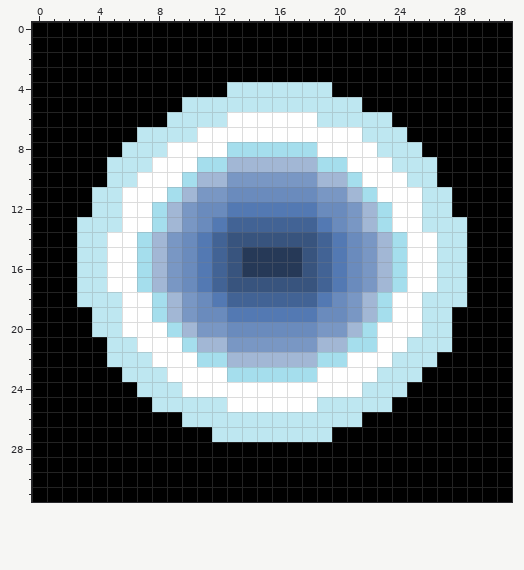
Pixel-art sprite, stored at data/tiles/2.png. Above, as it was before the edit.
The file is 32x32 pixels.
New version:
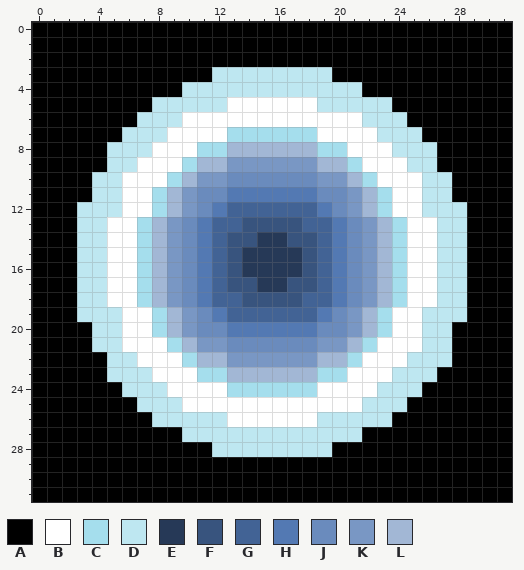
Palette (. is transparent): A #000000  B #ffffff  C #a5deed  D #bee7f1  E #263957  F #38547e  G #426395  H #5379b3  J #6a8bbd  K #7997c4  L #a2b7d5
Edits made:
@@ x 0..31 @@
  2 AAAAAAAAAAAAAAAAAAAAAAAAAAAAAAAA
- 3 AAAAAAAAAAAAAAAAAAAAAAAAAAAAAAAA
- 4 AAAAAAAAAAAAADDDDDDDAAAAAAAAAAAA
- 5 AAAAAAAAAADDDDDDDDDDDDAAAAAAAAAA
- 6 AAAAAAAAADDDDBBBBBBDDDDDAAAAAAAA
- 7 AAAAAAADDDDBBBBBBBBBBBDDDAAAAAAA
- 8 AAAAAADDDBBBBCCCCCCBBBBDDDAAAAAA
- 9 AAAAADDDBBBCCLLLLLLCCBBBDDDAAAAA
-10 AAAAADDBBBCLLKKKKKKLLCBBBDDAAAAA
-11 AAAADDBBBCLKKJJJJJJKKLCBBBDDAAAA
-12 AAAADDBBCLKJJHHHHHHJJKLCBBDDAAAA
-13 AAADDDBBCLKJHGGGGGGHJKLCBBDDDAAA
-14 AAADDBBCLKJHGFFFFFFGHJKLCBBDDAAA
+ 3 AAAAAAAAAAAADDDDDDDDAAAAAAAAAAAA
+ 4 AAAAAAAAAADDDDDDDDDDDDAAAAAAAAAA
+ 5 AAAAAAAADDDDDBBBBBBDDDDDAAAAAAAA
+ 6 AAAAAAADDDBBBBBBBBBBBBDDDAAAAAAA
+ 7 AAAAAADDDBBBBCCCCCCBBBBDDDAAAAAA
+ 8 AAAAADDDBBBCCLLLLLLCCBBBDDDAAAAA
+ 9 AAAAADDBBBCLLKKKKKKLLCBBBDDAAAAA
+10 AAAADDBBBCLKKJJJJJJKKLCBBBDDAAAA
+11 AAAADDBBCLKJJHHHHHHJJKLCBBDDAAAA
+12 AAADDDBBCLKJHGGGGGGHJKLCBBDDDAAA
+13 AAADDBBCLKJHGGFFFFGGHJKLCBBDDAAA
+14 AAADDBBCLKJHGFFEEFFGHJKLCBBDDAAA
 15 AAADDBBCLKJHGFEEEEFGHJKLCBBDDAAA
 16 AAADDBBCLKJHGFEEEEFGHJKLCBBDDAAA
-17 AAADDBBCLKJHGFFFFFFGHJKLCBBDDAAA
-18 AAADDDBBCLKJHGGGGGGHJKLCBBDDDAAA
-19 AAAADDBBCLKJJHHHHHHJJKLCBBDDAAAA
-20 AAAADDBBBCLKKJJJJJJKKLCBBBDDAAAA
-21 AAAAADDBBBCLLKKKKKKLLCCBBDDDAAAA
-22 AAAAADDDBBBCCLLLLLLCCBBBDDDAAAAA
-23 AAAAAADDDBBBBCCCCCCBBBBDDDAAAAAA
-24 AAAAAAADDDBBBBBBBBBBBBDDDAAAAAAA
-25 AAAAAAAADDDDDBBBBBBDDDDDAAAAAAAA
-26 AAAAAAAAAADDDDDDDDDDDDAAAAAAAAAA
-27 AAAAAAAAAAAADDDDDDDDAAAAAAAAAAAA
-28 AAAAAAAAAAAAAAAAAAAAAAAAAAAAAAAA
+17 AAADDBBCLKJHGFFEEFFGHJKLCBBDDAAA
+18 AAADDBBCLKJHGGFFFFGGHJKLCBBDDAAA
+19 AAADDDBBCLKJHGGGGGGHJKLCBBDDDAAA
+20 AAAADDBBCLKJJHHHHHHJJKLCBBDDAAAA
+21 AAAADDBBBCLKKJJJJJJKKLCBBBDDAAAA
+22 AAAAADDBBBCLLKKKKKKLLCBBBDDDAAAA
+23 AAAAADDDBBBCCLLLLLLCCBBBDDDAAAAA
+24 AAAAAADDDBBBBCCCCCCBBBBDDDAAAAAA
+25 AAAAAAADDDBBBBBBBBBBBBDDDAAAAAAA
+26 AAAAAAAADDDDDBBBBBBDDDDDAAAAAAAA
+27 AAAAAAAAAADDDDDDDDDDDDAAAAAAAAAA
+28 AAAAAAAAAAAADDDDDDDDAAAAAAAAAAAA
 29 AAAAAAAAAAAAAAAAAAAAAAAAAAAAAAAA
Pixel boxes of the changes (left, top, right, bottom) in both pictures:
changed: (77, 67, 467, 457)
